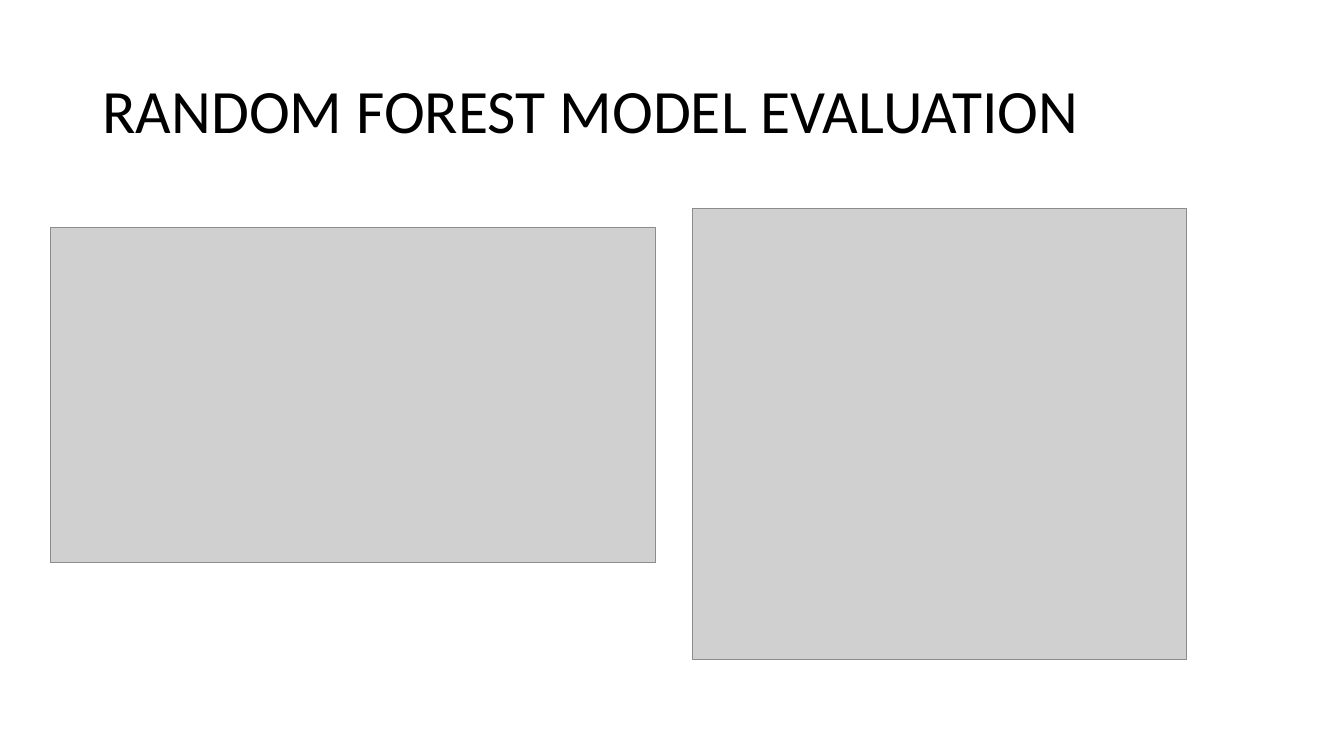
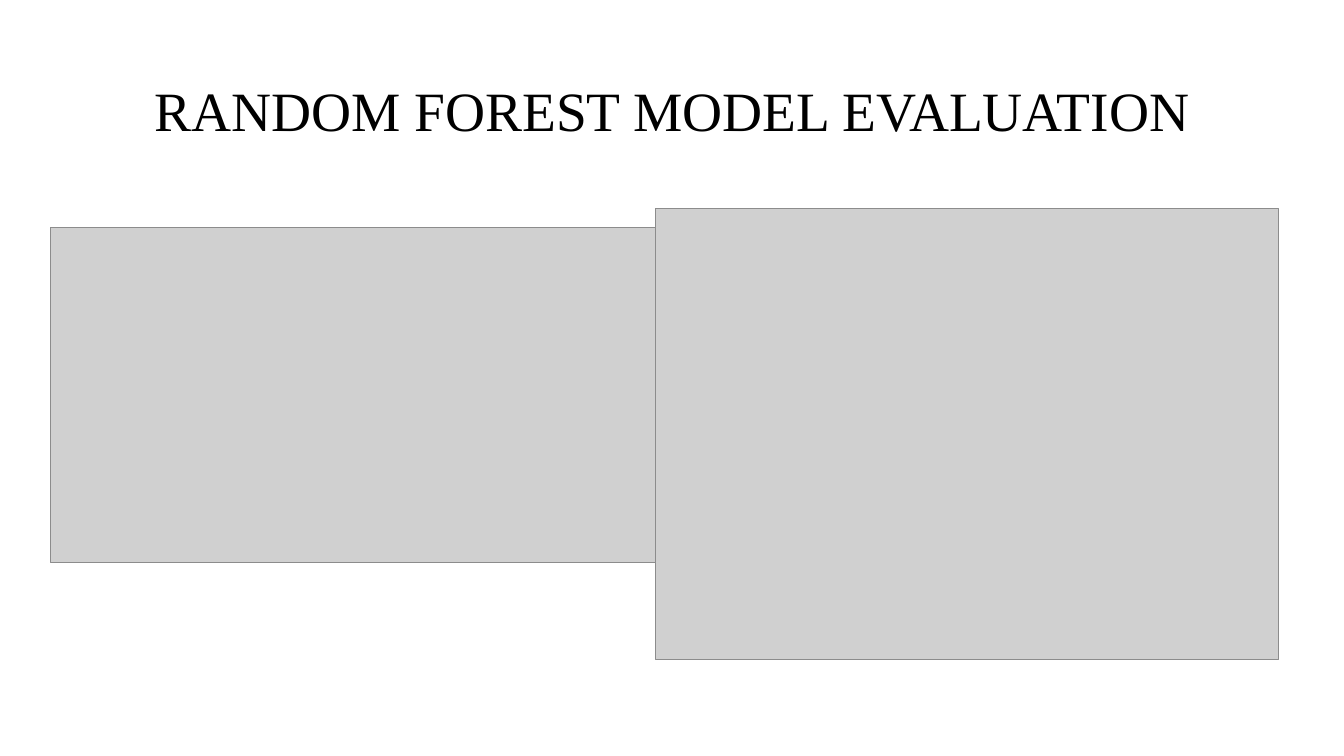
Before and after one commit to Jothish21/Data-Mining-Project-Group4, a slide deck: slide 11 of Group4-Presentation.pptx. Drawn at 1344x756 pixels with LibreOffice and Linux fonts; fonts in the diff are those of the drawing; grey boxes stand for pictures. Boxes give left, top, right and bottom in pixels: in the first picture for what was removed or moved away, otherwise in the second. Text is boxed around its words. In the diff, an @@ line names an element or a change of style, - is before the commit and + after.

```diff
--- a/Group4-Presentation.pptx
+++ b/Group4-Presentation.pptx
@@ title "RANDOM FOREST MODEL EVALUATION" at <box>154,94,1189,132</box>: size 44 to 39.6 pt, font Calibri to Times New Roman; alignment left to centre @@
@@ picture: place and size @@
-picture at <box>693,209,1187,659</box>
+picture at <box>656,209,1279,659</box>
```
Also in this commit, not shown: 10 other slides changed, 2 slides added, 1 slide removed.
